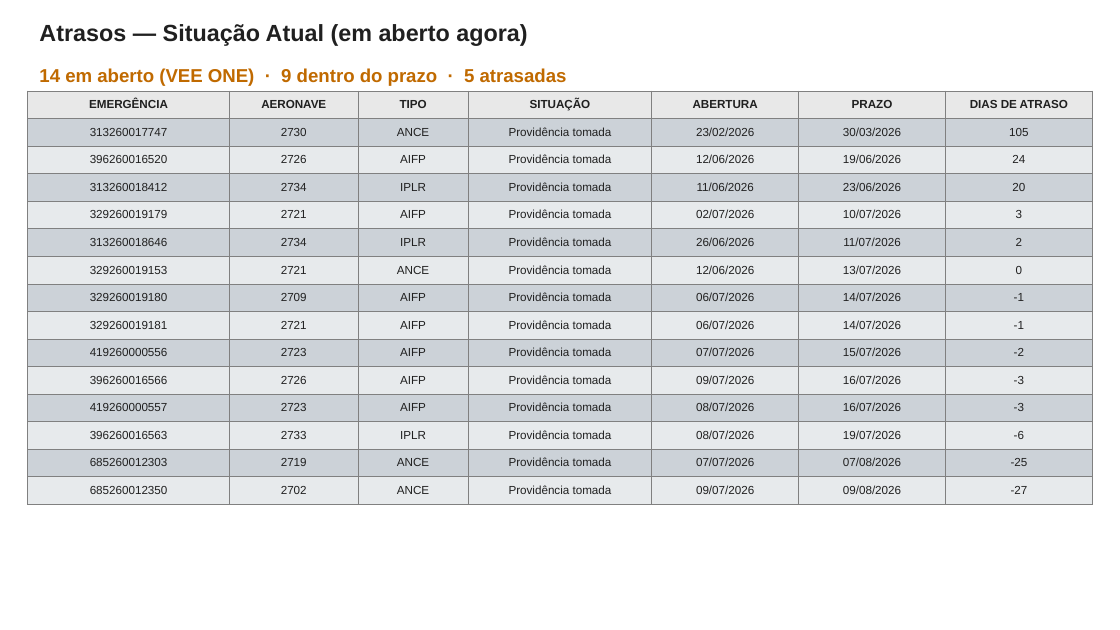
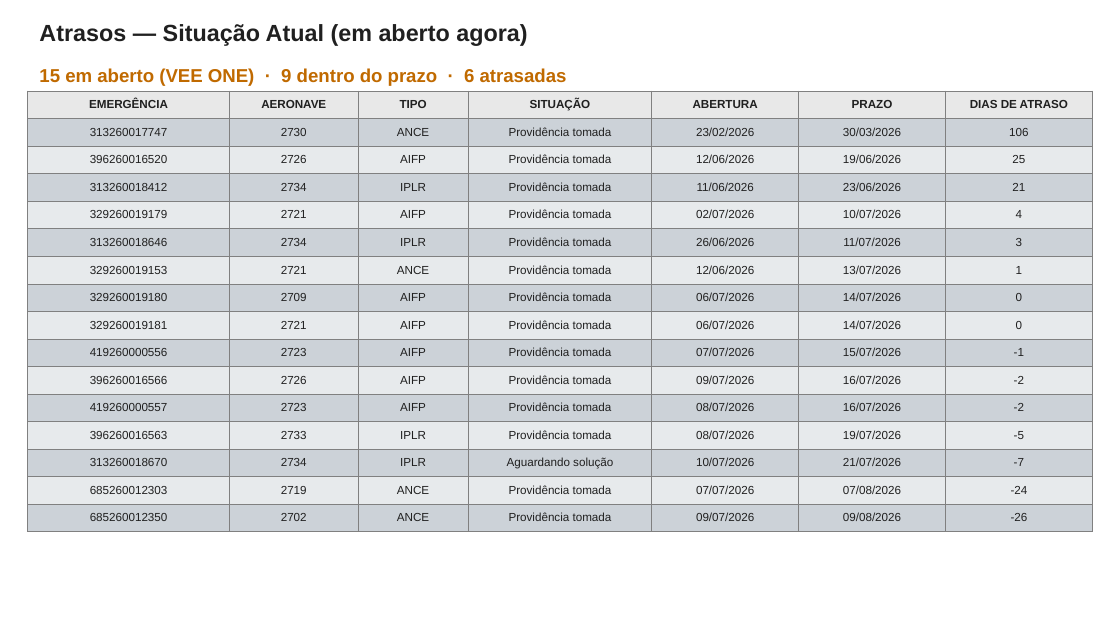
Before and after one commit to wallacedellaney/c98a-pamals, a slide deck: slide 18 of Contrato 005/Dashboard/02_Dados_Tratados/atas/RMA_Junho_2026.pptx. Drawn at 1120x630 pixels with LibreOffice and Linux fonts; fonts in the diff are those of the drawing. Boxes give left, top, right and bottom in pixels: in the first picture for what was removed or moved away, otherwise in the second. Text is boxed around its words. In the diff, an @@ line names an element or a change of style, - is before the commit and + after.

```diff
--- a/Contrato 005/Dashboard/02_Dados_Tratados/atas/RMA_Junho_2026.pptx
+++ b/Contrato 005/Dashboard/02_Dados_Tratados/atas/RMA_Junho_2026.pptx
@@ text at (39,68,567,86): text changed @@
-14 em aberto (VEE ONE) · 9 dentro do prazo · 5 atrasadas
+15 em aberto (VEE ONE) · 9 dentro do prazo · 6 atrasadas
@@ table at (28,91,1093,532) @@
-row 2: 313260017747 | 2730 | ANCE | Providência tomada | 23/02/2026 | 30/03/2026 | 105
-row 3: 396260016520 | 2726 | AIFP | Providência tomada | 12/06/2026 | 19/06/2026 | 24
-row 4: 313260018412 | 2734 | IPLR | Providência tomada | 11/06/2026 | 23/06/2026 | 20
-row 5: 329260019179 | 2721 | AIFP | Providência tomada | 02/07/2026 | 10/07/2026 | 3
-row 6: 313260018646 | 2734 | IPLR | Providência tomada | 26/06/2026 | 11/07/2026 | 2
-row 7: 329260019153 | 2721 | ANCE | Providência tomada | 12/06/2026 | 13/07/2026 | 0
-row 8: 329260019180 | 2709 | AIFP | Providência tomada | 06/07/2026 | 14/07/2026 | -1
-row 9: 329260019181 | 2721 | AIFP | Providência tomada | 06/07/2026 | 14/07/2026 | -1
-row 10: 419260000556 | 2723 | AIFP | Providência tomada | 07/07/2026 | 15/07/2026 | -2
-row 11: 396260016566 | 2726 | AIFP | Providência tomada | 09/07/2026 | 16/07/2026 | -3
-row 12: 419260000557 | 2723 | AIFP | Providência tomada | 08/07/2026 | 16/07/2026 | -3
-row 13: 396260016563 | 2733 | IPLR | Providência tomada | 08/07/2026 | 19/07/2026 | -6
-row 14: 685260012303 | 2719 | ANCE | Providência tomada | 07/07/2026 | 07/08/2026 | -25
-row 15: 685260012350 | 2702 | ANCE | Providência tomada | 09/07/2026 | 09/08/2026 | -27
+row 2: 313260017747 | 2730 | ANCE | Providência tomada | 23/02/2026 | 30/03/2026 | 106
+row 3: 396260016520 | 2726 | AIFP | Providência tomada | 12/06/2026 | 19/06/2026 | 25
+row 4: 313260018412 | 2734 | IPLR | Providência tomada | 11/06/2026 | 23/06/2026 | 21
+row 5: 329260019179 | 2721 | AIFP | Providência tomada | 02/07/2026 | 10/07/2026 | 4
+row 6: 313260018646 | 2734 | IPLR | Providência tomada | 26/06/2026 | 11/07/2026 | 3
+row 7: 329260019153 | 2721 | ANCE | Providência tomada | 12/06/2026 | 13/07/2026 | 1
+row 8: 329260019180 | 2709 | AIFP | Providência tomada | 06/07/2026 | 14/07/2026 | 0
+row 9: 329260019181 | 2721 | AIFP | Providência tomada | 06/07/2026 | 14/07/2026 | 0
+row 10: 419260000556 | 2723 | AIFP | Providência tomada | 07/07/2026 | 15/07/2026 | -1
+row 11: 396260016566 | 2726 | AIFP | Providência tomada | 09/07/2026 | 16/07/2026 | -2
+row 12: 419260000557 | 2723 | AIFP | Providência tomada | 08/07/2026 | 16/07/2026 | -2
+row 13: 396260016563 | 2733 | IPLR | Providência tomada | 08/07/2026 | 19/07/2026 | -5
+row 14: 313260018670 | 2734 | IPLR | Aguardando solução | 10/07/2026 | 21/07/2026 | -7
+row 15: 685260012303 | 2719 | ANCE | Providência tomada | 07/07/2026 | 07/08/2026 | -24
+row 16: 685260012350 | 2702 | ANCE | Providência tomada | 09/07/2026 | 09/08/2026 | -26
```
Also in this commit, not shown: 2 other slides changed, 4 other files.
